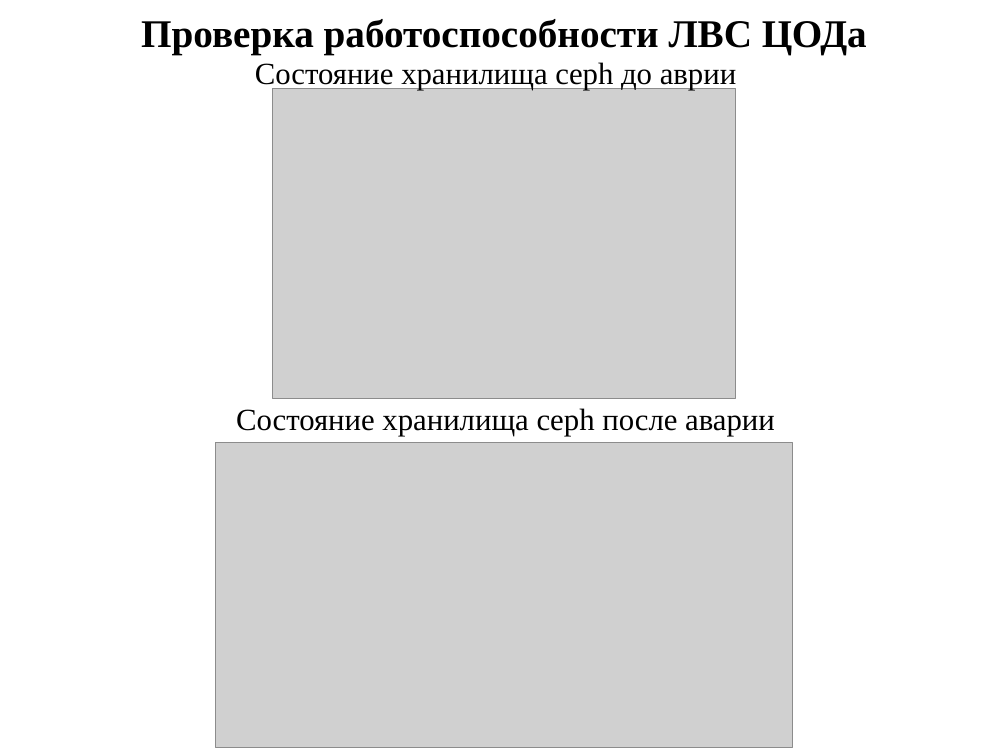
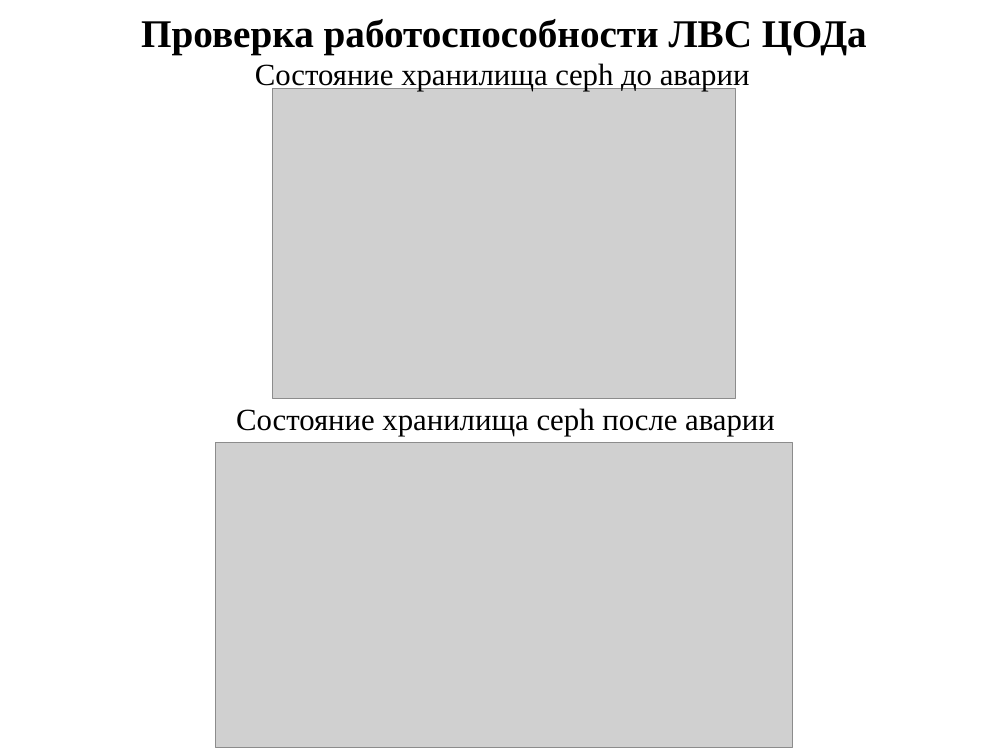
Before and after one commit to Ivashkka/diplom, a slide deck: slide 14 of Diplom_Rakov.pptx (slide 24 before the commit). Drawn at 1008x756 pixels with LibreOffice and Linux fonts; fonts in the diff are those of the drawing; grey boxes stand for pictures. Boxes give left, top, right and bottom in pixels: in the first picture for what was removed or moved away, otherwise in the second. Text is boxed around its words. In the diff, an @@ line names an element or a change of style, - is before the commit and + after.

```diff
--- a/Diplom_Rakov.pptx
+++ b/Diplom_Rakov.pptx
@@ text at box(255, 63, 750, 91): text changed @@
-Состояние хранилища ceph до аврии
+Состояние хранилища ceph до аварии
```
Also in this commit, not shown: 6 other slides changed, 10 slides removed, 1 other file.
